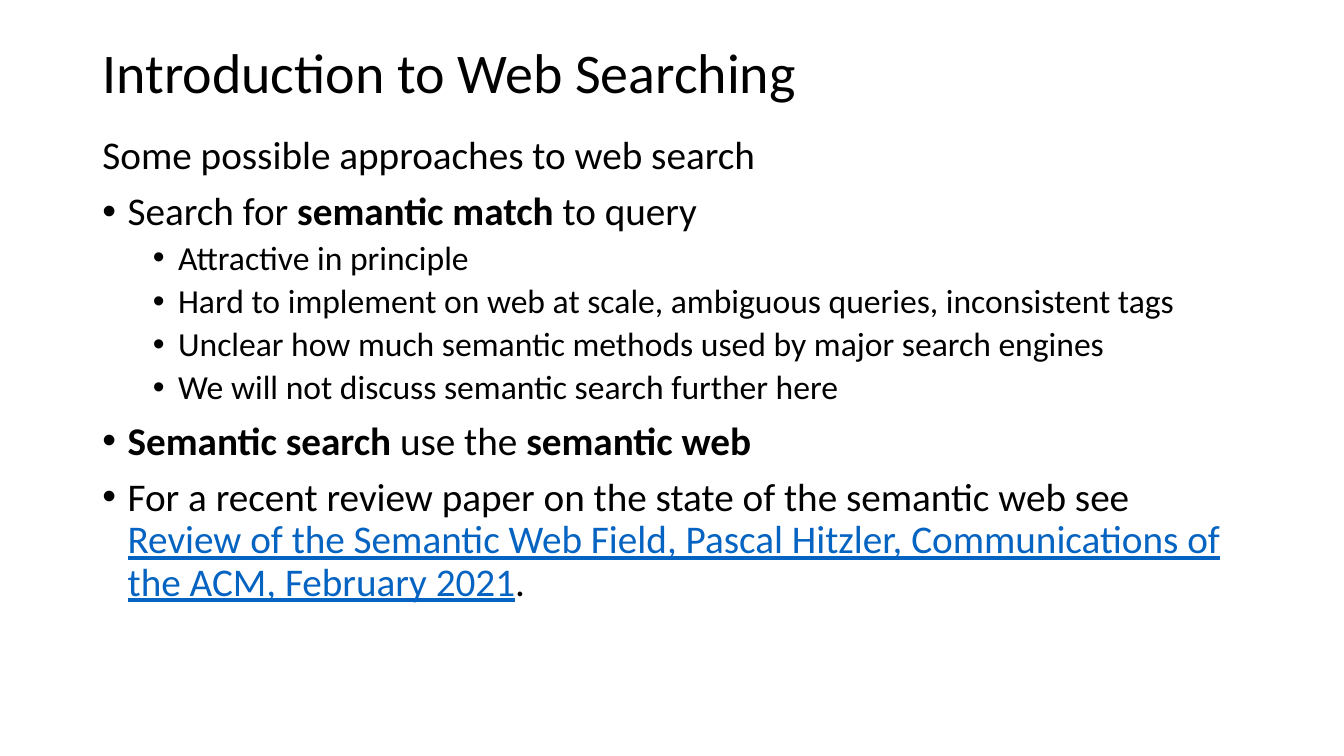
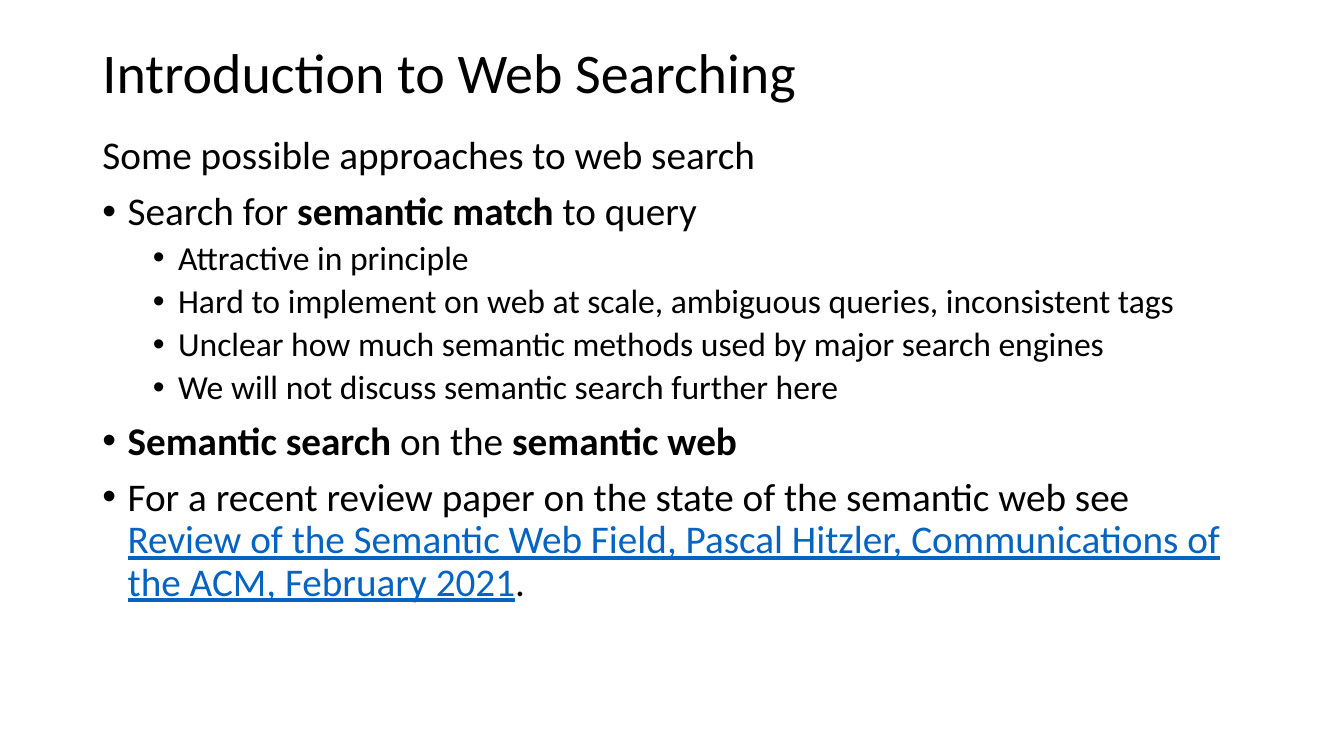
Before and after one commit to StephenElston/CSCI-E-108, a slide deck: slide 3 of slides/5_WebSearching.pptx. Drawn at 1344x756 pixels with LibreOffice and Linux fonts; fonts in the diff are those of the drawing. Boxes give left, top, right and bottom in pixels: in the first picture for what was removed or moved away, otherwise in the second. Text is boxed around its words. In the diff, an @@ line names an element or a change of style, - is before the commit and + after.

```diff
--- a/slides/5_WebSearching.pptx
+++ b/slides/5_WebSearching.pptx
@@ text at <box>128,427,737,456</box>: text changed @@
-• Semantic search use the semantic web
+• Semantic search on the semantic web
```
Also in this commit, not shown: 4 other slides changed, 2 slides added.
